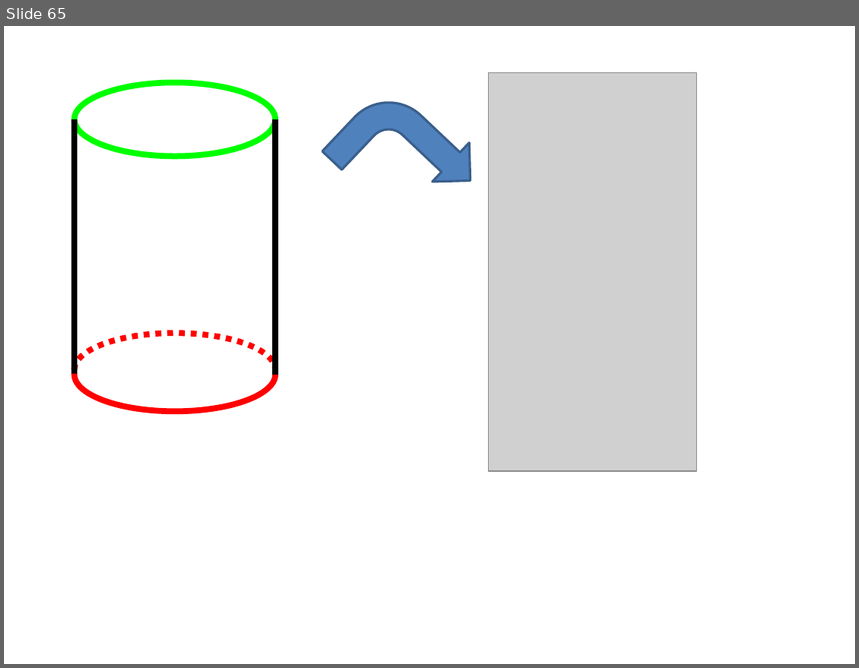
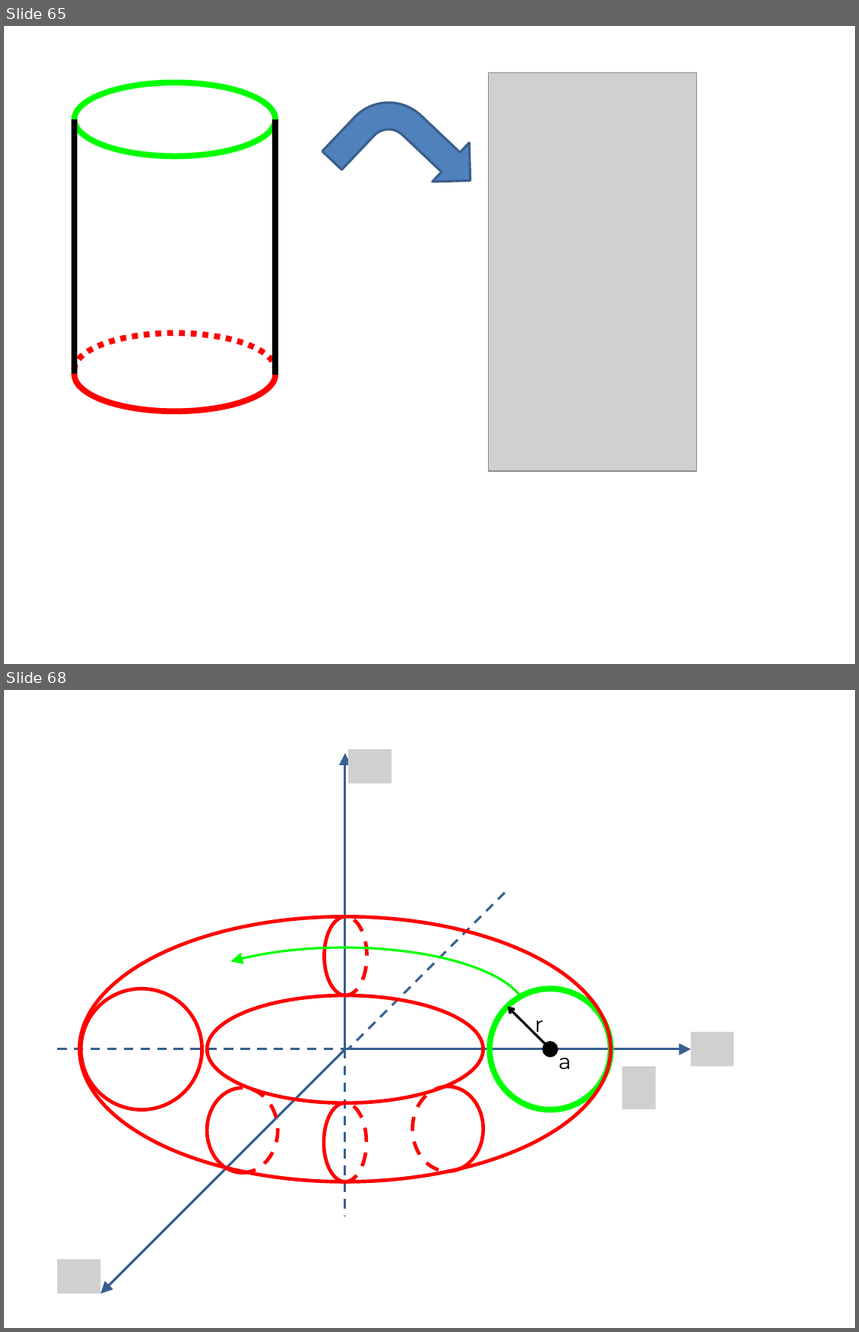
Before and after one commit to lutteropp/GeoTopo, a slide deck: images/Bilder.pptx. Shown one above the other, each under a label of ours: slide 65 before the commit, slides 65 and 68 after it; the slides between them are not shown. The pictures are 859x668 and 859x1332 pixels, drawn with LibreOffice and Linux fonts; fonts in the diff are those of the drawing; grey boxes stand for pictures. Boxes give left, top, right and bottom in pixels: in the first picture for what was removed or moved away, otherwise in the second. Text is boxed around its words. In the diff, an @@ line names an element or a change of style, - is before the commit and + after.

```diff
--- a/images/Bilder.pptx
+++ b/images/Bilder.pptx
@@ slide 68 added at (4,690,855,1328), background #FFFFFF @@
@@ arrow added from (345, 1049) to (345, 753), #376092 2 pt @@
@@ picture added at (348,749,392,783) @@
@@ line added from (505, 893) to (348, 1049), #376092 2 pt dashed @@
@@ arc (boxed as its full ellipse) added at (80,916,611,1182), outline #FF0000 3 pt @@
@@ arc (boxed as its full ellipse) added at (80,916,611,1182), outline #FF0000 3 pt @@
@@ arc (boxed as its full ellipse) added at (325,916,367,996), outline #FF0000 3 pt dashed @@
@@ arc (boxed as its full ellipse) added at (325,916,367,996), outline #FF0000 3 pt @@
@@ arc (boxed as its full ellipse) added at (161,948,527,1078), outline #00FF00 2 pt @@
@@ ellipse added at (81,989,202,1110), outline #FF0000 3 pt @@
@@ arc (boxed as its full ellipse) added at (208,996,484,1103), outline #FF0000 3 pt @@
@@ arc (boxed as its full ellipse) added at (208,996,484,1103), outline #FF0000 3 pt @@
@@ ellipse added at (490,989,611,1110), outline #00FF00 5 pt @@
@@ arrow added from (545, 1044) to (507, 1007), #000000 2 pt @@
@@ text added at (535,1021,544,1037), 18 pt, text #000000 @@
+r
@@ line added from (58, 1049) to (345, 1049), #376092 2 pt dashed @@
@@ arrow added from (345, 1049) to (101, 1294), #376092 2 pt @@
@@ arrow added from (345, 1049) to (691, 1049), #376092 2 pt @@
@@ line added from (345, 1049) to (345, 1217), #376092 2 pt dashed @@
@@ ellipse added at (544,1043,557,1056), fill #000000, outline #000000 2 pt @@
@@ text added at (559,1048,572,1069), 18 pt, text #000000 @@
+a
@@ picture added at (691,1032,734,1066) @@
@@ picture added at (622,1066,655,1109) @@
@@ arc (boxed as its full ellipse) added at (207,1088,278,1173), outline #FF0000 3 pt dashed @@
@@ arc (boxed as its full ellipse) added at (207,1088,278,1173), outline #FF0000 3 pt @@
@@ arc (boxed as its full ellipse) added at (413,1087,484,1172), outline #FF0000 3 pt dashed @@
@@ arc (boxed as its full ellipse) added at (413,1087,484,1172), outline #FF0000 3 pt @@
@@ arc (boxed as its full ellipse) added at (325,1103,367,1182), outline #FF0000 3 pt dashed @@
@@ arc (boxed as its full ellipse) added at (325,1103,367,1182), outline #FF0000 3 pt @@
@@ picture added at (58,1259,101,1293) @@
```
Also in this commit, not shown: 2 other slides added, 5 other files.
